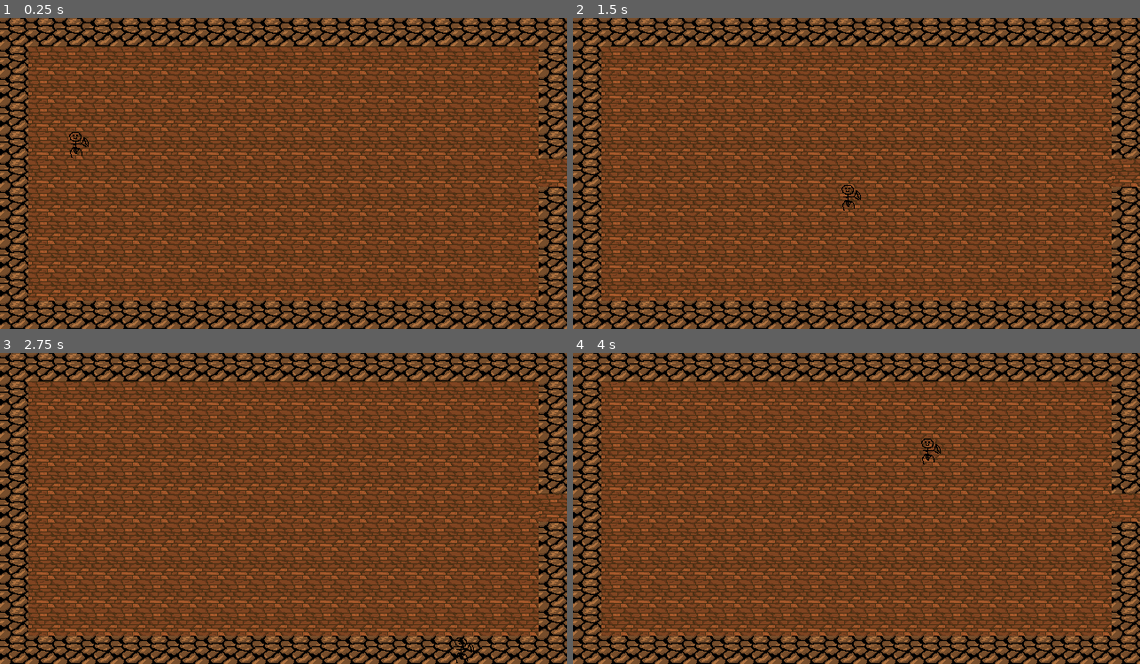
Above: before the commit, frames 1-4 (two rows, left to right).
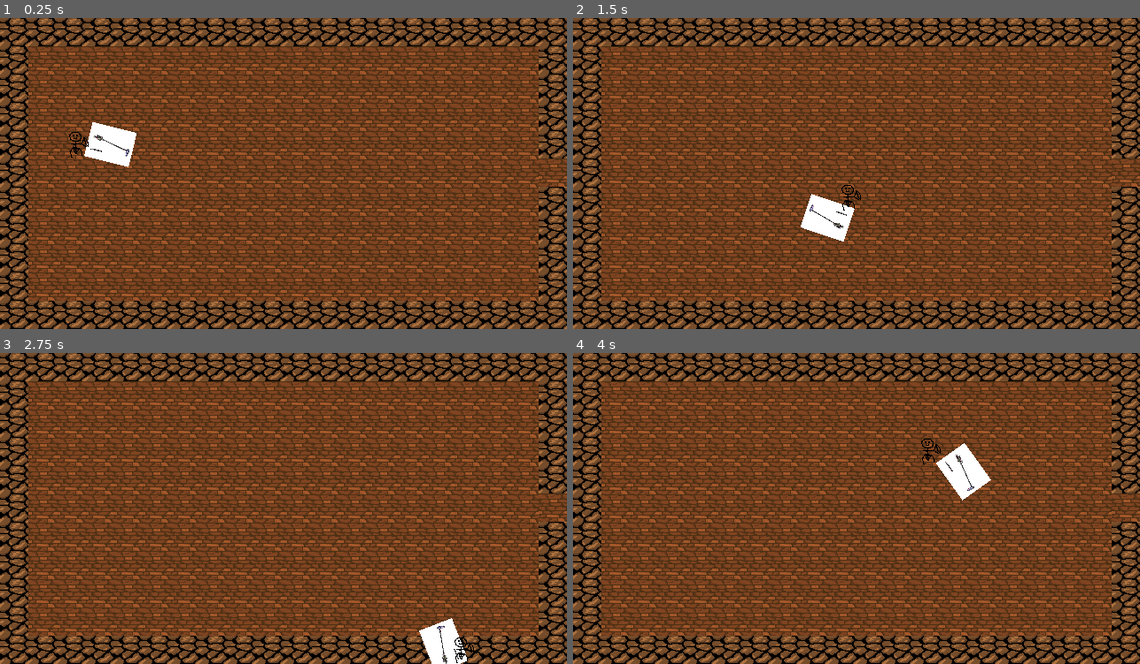
Above: after the commit, the same moments.

Repository: Oatcheese/Ghost-Catchin
Game: Godot game, scene res://Scenes/Main Scene.tscn
The game is run twice, just before and just after one commit, with the same random seed, the same clock (stepped at 60 frames per second) and the same inputs.
Inputs (mouse positions are in pixels of both pictures, inside the frame that each line leads up to):
- Up to frame 1 (0.25 s): no input
- Up to frame 2 (1.5 s): tap Enter at 0.5 s; move the mouse to (981, 157) at 0.52 s; hold D (move_right) 0.53-1.28 s; click (981, 157) at 0.67 s; move the mouse to (743, 189) at 1.27 s; hold S (move_down) from 1.28 s (still down); click (743, 189) at 1.42 s
- Up to frame 3 (2.75 s): move the mouse to (340, 440) at 2.02 s; release S (move_down) at 2.03 s; hold D (move_right) from 2.03 s (still down); click (340, 440) at 2.17 s
- Up to frame 4 (4 s): move the mouse to (828, 570) at 2.77 s; release D (move_right) at 2.78 s; hold W (move_up) 2.78-3.53 s; click (828, 570) at 2.92 s; move the mouse to (1026, 555) at 3.52 s; hold A (move_left) from 3.53 s (still down); click (1026, 555) at 3.67 s

The runs differ from the first frame. In frame 1, 0.9% of the frame differs, in the area x 14-25%, y 33-49%; in frame 2, 0.9%; in frame 3, 0.8%; in frame 4, 0.9%, in the area x 64-74%, y 28-48%.

Commit message:
Player (#9)
* Main

* Player

* Ghost

* Ghosts and vacuum

* Ghosts and vacuum

* Ghosts and vacuum

---------

Co-authored-by: Hayden Frank <44754643+haydenfrank@users.noreply.github.com>

Diff:
--- /dev/null
+++ b/Scenes/Ghost.tscn
@@ -0,0 +1,81 @@
+[gd_scene format=3 uid="uid://cmjfrly4grsig"]
+
+[ext_resource type="Texture2D" uid="uid://dgbr0m0rx51dd" path="res://Sprites/sheld.jpg" id="1_hmvil"]
+[ext_resource type="Script" uid="uid://vh00pda4gbsm" path="res://Scripts/BasicGhost.gd" id="1_lbxpe"]
+[ext_resource type="Texture2D" uid="uid://fdj8leyfv1i7" path="res://icon.svg" id="3_hmvil"]
+[ext_resource type="Script" uid="uid://cl24jyqwupuob" path="res://Scripts/PlayerController.gd" id="3_mrk51"]
+[ext_resource type="Script" uid="uid://cvt1e6g7l6yhh" path="res://Scenes/Vacuum.gd" id="4_lbxpe"]
+[ext_resource type="Texture2D" uid="uid://mjb53sl3gii1" path="res://Sprites/6ChdiZE3Y84Kn6L9yY8Wtd.jpg" id="5_sjca6"]
+[ext_resource type="Texture2D" uid="uid://cobdtqtbi1mvr" path="res://Sprites/player.png" id="6_vdxke"]
+
+[sub_resource type="CapsuleShape2D" id="CapsuleShape2D_b44r2"]
+radius = 200.0
+height = 500.0
+
+[sub_resource type="RectangleShape2D" id="RectangleShape2D_ysm7c"]
+size = Vector2(112, 169)
+
+[sub_resource type="RectangleShape2D" id="RectangleShape2D_b44r2"]
+size = Vector2(47, 46)
+
+[sub_resource type="RectangleShape2D" id="RectangleShape2D_6p040"]
+size = Vector2(32, 32)
+
+[node name="Ghost" type="Node2D" unique_id=2131525068]
+
+[node name="Ghost" type="RigidBody2D" parent="." unique_id=1043465661]
+position = Vector2(384, 213)
+gravity_scale = 0.0
+script = ExtResource("1_lbxpe")
+
+[node name="Area2D" type="Area2D" parent="Ghost" unique_id=1746415917]
+position = Vector2(-2, 0)
+
+[node name="GhostNoZone" type="CollisionShape2D" parent="Ghost/Area2D" unique_id=789397389]
+position = Vector2(2, 4)
+shape = SubResource("CapsuleShape2D_b44r2")
+
+[node name="Sprite2D" type="Sprite2D" parent="Ghost" unique_id=1629164324]
+scale = Vector2(0.60928965, 0.6092896)
+texture = ExtResource("1_hmvil")
+
+[node name="GhostCollider" type="CollisionShape2D" parent="Ghost" unique_id=1645876694]
+position = Vector2(0, -0.5)
+shape = SubResource("RectangleShape2D_ysm7c")
+
+[node name="Item" type="RigidBody2D" parent="." unique_id=1287035267 groups=["Throwables"]]
+position = Vector2(560, 231)
+gravity_scale = 0.0
+
+[node name="CollisionShape2D" type="CollisionShape2D" parent="Item" unique_id=2023992902]
+shape = SubResource("RectangleShape2D_b44r2")
+
+[node name="Sprite2D" type="Sprite2D" parent="Item" unique_id=1292203292]
+scale = Vector2(0.36, 0.36)
+texture = ExtResource("3_hmvil")
+
+[node name="Player" type="CharacterBody2D" parent="." unique_id=341207772 groups=["player"]]
+position = Vector2(649, 151)
+script = ExtResource("3_mrk51")
+
+[node name="Vacuum" type="Node2D" parent="Player" unique_id=40639425]
+position = Vector2(7, 15)
+script = ExtResource("4_lbxpe")
+
+[node name="VacuumSprite" type="Sprite2D" parent="Player/Vacuum" unique_id=857679822]
+position = Vector2(0, 1)
+scale = Vector2(0.079500705, 0.10313376)
+texture = ExtResource("5_sjca6")
+centered = false
+
+[node name="Sprite2D" type="Sprite2D" parent="Player" unique_id=1237848527]
+position = Vector2(-2, 2)
+texture = ExtResource("6_vdxke")
+
+[node name="CollisionShape2D" type="CollisionShape2D" parent="Player" unique_id=691455253]
+position = Vector2(-2, 2)
+shape = SubResource("RectangleShape2D_6p040")
+
+[connection signal="area_exited" from="Ghost/Area2D" to="Ghost" method="_on_area_2d_area_exited"]
+[connection signal="body_entered" from="Ghost/Area2D" to="Ghost" method="_on_area_2d_body_entered"]
+[connection signal="body_exited" from="Ghost/Area2D" to="Ghost" method="_on_area_2d_body_exited"]
--- a/Scenes/Main Scene.tscn
+++ b/Scenes/Main Scene.tscn
@@ -3,6 +3,8 @@
 [ext_resource type="Script" uid="uid://40k05c17mcel" path="res://Scripts/RoomManager.gd" id="1_ke1vn"]
 [ext_resource type="Script" uid="uid://cl24jyqwupuob" path="res://Scripts/PlayerController.gd" id="1_tn1qc"]
 [ext_resource type="Texture2D" uid="uid://cobdtqtbi1mvr" path="res://Sprites/player.png" id="3_ke1vn"]
+[ext_resource type="Script" uid="uid://cvt1e6g7l6yhh" path="res://Scenes/Vacuum.gd" id="3_v87v2"]
+[ext_resource type="Texture2D" uid="uid://mjb53sl3gii1" path="res://Sprites/6ChdiZE3Y84Kn6L9yY8Wtd.jpg" id="4_pilj3"]
 
 [sub_resource type="RectangleShape2D" id="RectangleShape2D_vgdee"]
 size = Vector2(20, 352)
@@ -40,6 +42,16 @@
 position = Vector2(317, 106)
 script = ExtResource("1_tn1qc")
 
+[node name="Vacuum" type="Node2D" parent="Player" unique_id=923890470]
+position = Vector2(-19, 64)
+script = ExtResource("3_v87v2")
+
+[node name="VacuumSprite" type="Sprite2D" parent="Player/Vacuum" unique_id=1462794502]
+position = Vector2(0, 1)
+scale = Vector2(0.079500705, 0.10313376)
+texture = ExtResource("4_pilj3")
+centered = false
+
 [node name="Sprite2D" type="Sprite2D" parent="Player" unique_id=41409101]
 position = Vector2(-28, 51)
 texture = ExtResource("3_ke1vn")
--- /dev/null
+++ b/Scenes/Vacuum.gd
@@ -0,0 +1,14 @@
+extends Node2D
+
+
+# Called when the node enters the scene tree for the first time.
+func _ready() -> void:
+	pass
+
+
+# Called every frame. 'delta' is the elapsed time since the previous frame.
+func _process(delta: float) -> void:
+	var mouseposition = get_local_mouse_position()
+	rotation += mouseposition.angle() + 30
+	if Input.is_mouse_button_pressed(MOUSE_BUTTON_LEFT):
+		pass
--- /dev/null
+++ b/Scripts/BasicGhost.gd
@@ -0,0 +1,33 @@
+extends RigidBody2D
+
+var enemySpeed = 5
+var playerPosition
+var tooClose
+
+# Called when the node enters the scene tree for the first time.
+func _ready() -> void:
+	pass # Replace with function body.
+
+
+# Called every frame. 'delta' is the elapsed time since the previous frame.
+func _process(delta: float) -> void:
+	var enemyDirection
+	playerPosition = get_parent().get_node("Player").position
+	if tooClose:
+		enemyDirection = position.direction_to(playerPosition * -1)
+	else:
+		enemyDirection = position.direction_to(playerPosition)
+	apply_impulse(enemyDirection, Vector2(0,0))
+
+func _on_area_2d_body_entered(body: Node2D) -> void:
+	if body.name == "Player":
+		#print("True")
+		tooClose = true
+
+	if body.get_groups().has("Throwables"):
+		body.apply_impulse(playerPosition * .5, Vector2(0,0))
+
+func _on_area_2d_body_exited(body: Node2D) -> void:
+	if body.name == "Player":
+		#print("False")
+		tooClose = false
--- a/Scripts/PlayerController.gd
+++ b/Scripts/PlayerController.gd
@@ -6,12 +6,3 @@
 	var input_dir := Input.get_vector("move_left", "move_right", "move_up", "move_down")
 	velocity = input_dir * speed
 	move_and_slide()
-
-# Called when the node enters the scene tree for the first time.
-func _ready() -> void:
-	pass # Replace with function body.
-
-
-# Called every frame. 'delta' is the elapsed time since the previous frame.
-func _process(delta: float) -> void:
-	pass
--- a/project.godot
+++ b/project.godot
@@ -26,8 +26,17 @@
 window/stretch/mode="canvas_items"
 window/stretch/aspect="expand"
 
+[global_group]
+
+Throwables=""
+
 [input]
 
+Click={
+"deadzone": 0.2,
+"events": [Object(InputEventMouseButton,"resource_local_to_scene":false,"resource_name":"","device":-1,"window_id":0,"alt_pressed":false,"shift_pressed":false,"ctrl_pressed":false,"meta_pressed":false,"button_mask":0,"position":Vector2(0, 0),"global_position":Vector2(0, 0),"factor":1.0,"button_index":1,"canceled":false,"pressed":false,"double_click":false,"script":null)
+]
+}
 move_left={
 "deadzone": 0.2,
 "events": [Object(InputEventKey,"resource_local_to_scene":false,"resource_name":"","device":16,"window_id":0,"alt_press …(190 unchanged characters)…
@@ -49,6 +58,10 @@
 ]
 }
 
+[layer_names]
+
+2d_physics/layer_2="Player"
+
 [physics]
 
 3d/physics_engine="Jolt Physics"
Not shown, added: Scenes/Vacuum.gd.uid
Not shown, added: Scripts/BasicGhost.gd.uid
Binary file added: Sprites/6ChdiZE3Y84Kn6L9yY8Wtd.jpg
Not shown, added: Sprites/6ChdiZE3Y84Kn6L9yY8Wtd.jpg.import
Binary file added: Sprites/knight fight stance.png
Not shown, added: Sprites/knight fight stance.png.import
Binary file added: Sprites/sheld.jpg
Not shown, added: Sprites/sheld.jpg.import
Not shown, added: Scenes/Main Scene.tscn13684306457.tmp
Not shown, added: Scenes/Main Scene.tscn13696470966.tmp
